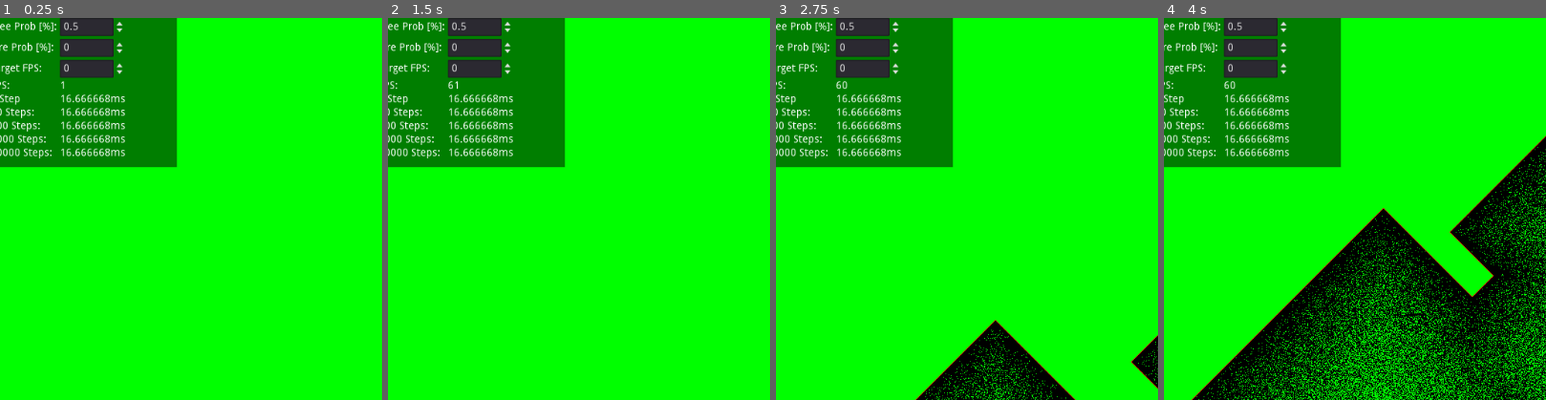
Above: before the commit, frames 1-4 (left to right).
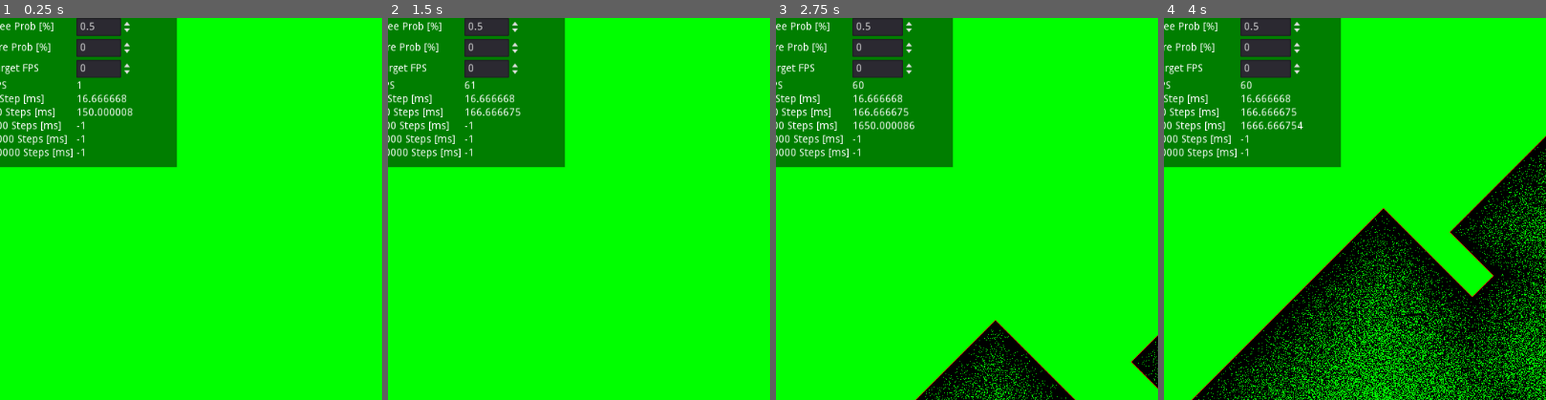
Above: after the commit, the same moments.

Repository: max-deutsch/cellular-map
Game: Godot game, scene res://ForestFire.tscn
Same seed, same stepped clock (60 frames per second), same inputs: the game is played once before the commit and once after it.
Inputs (mouse positions are % of the whole screen's width and height, from its top left):
- Up to frame 1 (0.25 s): no input
- Up to frame 2 (1.5 s): tap Enter at 0.5 s; move the mouse to (72, 45) at 0.52 s; click (72, 45) at 0.67 s; move the mouse to (30, 55) at 1.27 s; click (30, 55) at 1.42 s
- Up to frame 3 (2.75 s): move the mouse to (60, 28) at 2.02 s; click (60, 28) at 2.17 s
- Up to frame 4 (4 s): move the mouse to (45, 70) at 2.77 s; click (45, 70) at 2.92 s; move the mouse to (80, 65) at 3.52 s; click (80, 65) at 3.67 s
The pictures show only the part of the screen within x 1-51%, y 0-50%; the shares and areas given below are measured in that part.

The runs differ from the first frame. In frame 1, 2.7% of the frame differs, in the area x 2-35%, y 0-37%; in frame 2, 2.7%; in frame 3, 3.0%, in the area x 2-37%, y 0-37%; in frame 4, 3.0%.

Commit message:
update step durations not instanly

Diff:
--- a/ForestFire.tscn
+++ b/ForestFire.tscn
@@ -58,111 +58,111 @@
 
 [node name="TreeProbLabel" type="Label" parent="UIContainer/HBoxContainer"]
 margin_top = 5.0
-margin_right = 89.0
+margin_right = 111.0
 margin_bottom = 19.0
-text = "Tree Prob [%]:"
+text = "Tree Prob [%]"
 
 [node name="TreeProbInput" type="SpinBox" parent="UIContainer/HBoxContainer"]
-margin_left = 93.0
-margin_right = 167.0
+margin_left = 115.0
+margin_right = 189.0
 margin_bottom = 24.0
 step = 0.5
 
 [node name="FireProbLabel" type="Label" parent="UIContainer/HBoxContainer"]
 margin_top = 33.0
-margin_right = 89.0
+margin_right = 111.0
 margin_bottom = 47.0
-text = "Fire Prob [%]:"
+text = "Fire Prob [%]"
 
 [node name="FireProbInput" type="SpinBox" parent="UIContainer/HBoxContainer"]
-margin_left = 93.0
+margin_left = 115.0
 margin_top = 28.0
-margin_right = 167.0
+margin_right = 189.0
 margin_bottom = 52.0
 step = 0.5
 
 [node name="TargetFPSLabel" type="Label" parent="UIContainer/HBoxContainer"]
 margin_top = 61.0
-margin_right = 89.0
+margin_right = 111.0
 margin_bottom = 75.0
-text = "Target FPS:"
+text = "Target FPS"
 
 [node name="TargetFPSInput" type="SpinBox" parent="UIContainer/HBoxContainer"]
-margin_left = 93.0
+margin_left = 115.0
 margin_top = 56.0
-margin_right = 167.0
+margin_right = 189.0
 margin_bottom = 80.0
 max_value = 10000.0
 
 [node name="Label" type="Label" parent="UIContainer/HBoxContainer"]
 margin_top = 84.0
-margin_right = 89.0
+margin_right = 111.0
 margin_bottom = 98.0
-text = "FPS:"
+text = "FPS"
 
 [node name="FPS" type="Label" parent="UIContainer/HBoxContainer"]
-margin_left = 93.0
+margin_left = 115.0
 margin_top = 84.0
-margin_right = 167.0
+margin_right = 189.0
 margin_bottom = 98.0
 script = ExtResource( 6 )
 
 [node name="Label2" type="Label" parent="UIContainer/HBoxContainer"]
 margin_top = 102.0
-margin_right = 89.0
+margin_right = 111.0
 margin_bottom = 116.0
-text = "1 Step"
+text = "1 Step [ms]"
 
 [node name="Time1Step" type="Label" parent="UIContainer/HBoxContainer"]
-margin_left = 93.0
+margin_left = 115.0
 margin_top = 102.0
-margin_right = 167.0
+margin_right = 189.0
 margin_bottom = 116.0
 
 [node name="Label3" type="Label" parent="UIContainer/HBoxContainer"]
 margin_top = 120.0
-margin_right = 89.0
+margin_right = 111.0
 margin_bottom = 134.0
-text = "10 Steps:"
+text = "10 Steps [ms]"
 
 [node name="Time10Step" type="Label" parent="UIContainer/HBoxContainer"]
-margin_left = 93.0
+margin_left = 115.0
 margin_top = 120.0
-margin_right = 167.0
+margin_right = 189.0
 margin_bottom = 134.0
 
 [node name="Label4" type="Label" parent="UIContainer/HBoxContainer"]
 margin_top = 138.0
-margin_right = 89.0
+margin_right = 111.0
 margin_bottom = 152.0
-text = "100 Steps:"
+text = "100 Steps [ms]"
 
 [node name="Time100Step" type="Label" parent="UIContainer/HBoxContainer"]
-margin_left = 93.0
+margin_left = 115.0
 margin_top = 138.0
-margin_right = 167.0
+margin_right = 189.0
 margin_bottom = 152.0
 
 [node name="Label5" type="Label" parent="UIContainer/HBoxContainer"]
 margin_top = 156.0
-margin_right = 89.0
+margin_right = 111.0
 margin_bottom = 170.0
-text = "1000 Steps:"
+text = "1000 Steps [ms]"
 
 [node name="Time1000Step" type="Label" parent="UIContainer/HBoxContainer"]
-margin_left = 93.0
+margin_left = 115.0
 margin_top = 156.0
-margin_right = 167.0
+margin_right = 189.0
 margin_bottom = 170.0
 
 [node name="Label6" type="Label" parent="UIContainer/HBoxContainer"]
 margin_top = 174.0
-margin_right = 89.0
+margin_right = 111.0
 margin_bottom = 188.0
-text = "10000 Steps:"
+text = "10000 Steps [ms]"
 
 [node name="Time10000Step" type="Label" parent="UIContainer/HBoxContainer"]
-margin_left = 93.0
+margin_left = 115.0
 margin_top = 174.0
-margin_right = 167.0
+margin_right = 189.0
 margin_bottom = 188.0
--- a/TextureRectFinalDisplay.gd
+++ b/TextureRectFinalDisplay.gd
@@ -16,6 +16,13 @@
 var ms100step = 0
 var ms1000step = 0
 var ms10000step = 0
+
+var ms1step_display = -1
+var ms10step_display = -1
+var ms100step_display = -1
+var ms1000step_display = -1
+var ms10000step_display = -1
+
 var frameCount = 0
 
 func _ready():
@@ -37,6 +44,11 @@
 
 func on_target_fps_change(value):
 	Engine.set_target_fps(value)
+	ms1step_display = -1
+	ms10step_display = -1
+	ms100step_display = -1
+	ms1000step_display = -1
+	ms10000step_display = -1
 
 func _input(event: InputEvent):
 	if not event is InputEventMouse:
@@ -56,26 +68,31 @@
 
 func _process(delta):
 	ms1step = delta * 1000
-	++frameCount
+	ms1step_display = ms1step
+	frameCount += 1
 	if frameCount % 10 == 0:
+		ms10step_display = ms10step
 		ms10step = 0
 	ms10step += delta * 1000
 
 	if frameCount % 100 == 0:
+		ms100step_display = ms100step
 		ms100step = 0
 	ms100step += delta * 1000
 
 	if frameCount % 1000 == 0:
+		ms1000step_display = ms1000step
 		ms1000step = 0
 	ms1000step += delta * 1000
 
 	if frameCount % 10000 == 0:
+		ms10000step_display = ms10000step
 		ms10000step = 0
 	ms10000step += delta * 1000
 
 func _physics_process(delta):
-	Time1Step.set_text("%fms" % ms1step)
-	Time10Step.set_text("%fms" % ms10step)
-	Time100Step.set_text("%fms" % ms100step)
-	Time1000Step.set_text("%fms" % ms1000step)
-	Time10000Step.set_text("%fms" % ms10000step)
+	Time1Step.set_text(str(ms1step_display))
+	Time10Step.set_text(str(ms10step_display))
+	Time100Step.set_text(str(ms100step_display))
+	Time1000Step.set_text(str(ms1000step_display))
+	Time10000Step.set_text(str(ms10000step_display))
